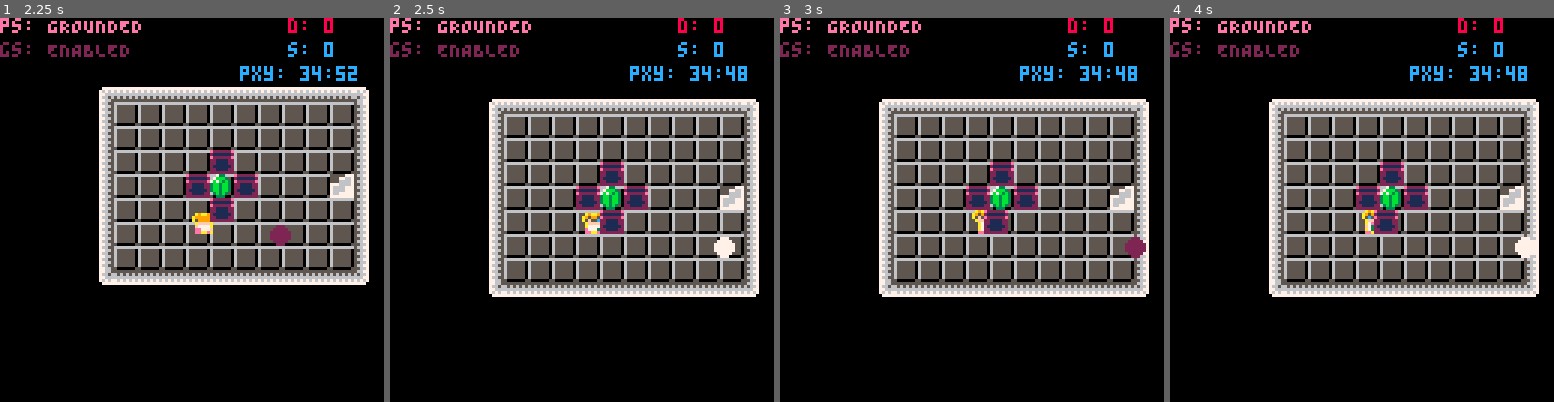
Above: before the commit, frames 1-4 (left to right).
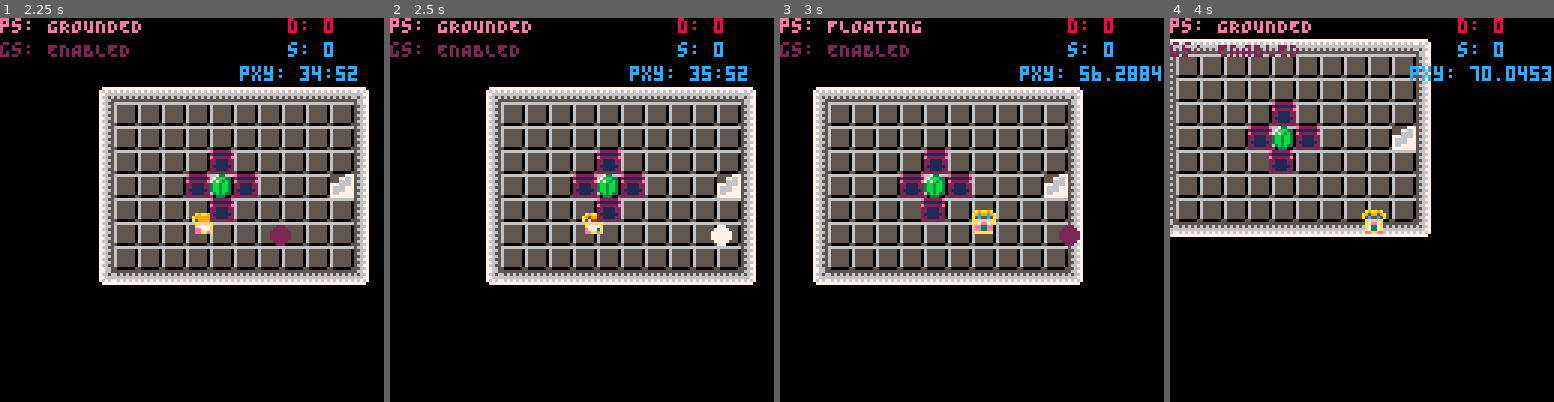
Above: after the commit, the same moments.

Repository: kitasuna/pico8-ttuor
Game: PICO-8 cartridge main.p8
The game is run twice, just before and just after one commit, with the same random seed, the same clock (stepped at 60 frames per second) and the same inputs.
Inputs:
- Up to frame 1 (2.25 s): tap X (X key) at 0.33, 1.07, 1.85 s; tap O (Z key) at 0.7, 1.7, 2.1 s; hold Right 1.6-2.1 s; hold Up from 2.15 s (still down)
- Up to frame 2 (2.5 s): release Up at 2.42 s; hold Right from 2.47 s (still down)
- Up to frame 3 (3 s): keep holding Right; tap O (Z key) at 2.5, 2.9 s; tap X (X key) at 2.97 s
- Up to frame 4 (4 s): release Right at 3.03 s; hold Left 3.08-3.58 s; tap O (Z key) at 3.3, 3.7 s; hold Down 3.63-3.97 s

Frame 1 is identical in both runs. In frame 2, 27% of the frame differs, in the area x 25-97%, y 12-73%; in frame 3, 38%; in frame 4, 46%, in the area x 0-100%, y 5-73%.

Commit message:
Fix get-stuck-in-wall bug

Diff:
--- a/grav.lua
+++ b/grav.lua
@@ -253,8 +253,14 @@
 
 function calc_cheat_grav(coords_p, coords_g, mass_p, mass_g)
   local ginfo = ldistance(coords_p.x, coords_p.y, coords_g.x, coords_g.y)
-  local new_vel_x = ginfo.dxc * 1.0
-  local new_vel_y = ginfo.dyc * 1.0
+  local new_vel_x = ginfo.dxc * 1.3
+  local new_vel_y = ginfo.dyc * 1.3
+  if (new_vel_x > 0 and new_vel_x < 0.1) or (new_vel_x < 0 and new_vel_x > -0.1) then
+    new_vel_x = 0
+  end
+  if (new_vel_y > 0 and new_vel_y < 0.1) or (new_vel_y < 0 and new_vel_y > -0.1) then
+    new_vel_y = 0
+  end
   if ginfo.d < 0.5 then
     return { gdistance = 0, vel = { x = 0, y = 0 } }
   end
--- a/main.p8
+++ b/main.p8
@@ -181,6 +181,7 @@
 
 function _init()
   cls()
+  printh("!!!!init")
 
   -- Set up event queue
   qm = qico()
--- a/player.lua
+++ b/player.lua
@@ -1,14 +1,14 @@
-function new_player(sprite_num, pos_x, pos_y, size_x, size_y)
+function new_player(sprite_num, pos_x, pos_y)
   local player = new_sprite(
   sprite_num,
   pos_x,
   pos_y,
-  size_x,
-  size_y
+  6,
+  6
   )
 
   local velocity_max = 1.0
-  local slide_step_down = 0.035
+  local slide_step_down = 0.05
 
   player.state = PLAYER_STATE_GROUNDED
   player.deaths = 0
@@ -156,6 +156,8 @@
 
         player.vel_x = grav_result.vel.x
         player.vel_y = grav_result.vel.y
+        printh("float vel x: " ..player.vel_x)
+        printh("float vel y: " ..player.vel_y)
 
         return
     end
@@ -236,14 +238,24 @@
   end
 
   player.update = function(ent_man, level)
-    local player_center_x = get_center_x(player)
-    local player_center_y = get_center_y(player)
-
-    local player_next_x = (player_center_x + player.vel_x) -- + (player.facing != 3 and 5 or 1)
-    local player_next_y = player_center_y + player.vel_y -- + (player.facing == 2 and 7 or 0)
-    local curr_map_x = (player_center_x \ 8) + level.start_tile_x
+
+    local approx_vel_x = player.vel_x
+    if approx_vel_x < 0 then
+      approx_vel_x = flr(approx_vel_x)
+    elseif approx_vel_x > 0 then
+      approx_vel_x = ceil(approx_vel_x)
+    end
+    local approx_vel_y = player.vel_y
+    if approx_vel_y < 0 then
+      approx_vel_y = flr(approx_vel_y)
+    elseif approx_vel_y > 0 then
+      approx_vel_y = ceil(approx_vel_y)
+    end
+    local player_next_x = get_center_x(player) + approx_vel_x -- + (player.facing != 3 and 5 or 1)
+    local player_next_y = get_center_y(player) + approx_vel_y -- + (player.facing == 2 and 7 or 0)
+    local curr_map_x = (get_center_x(player) \ 8) + level.start_tile_x
     local next_map_x = (player_next_x \ 8) + level.start_tile_x
-    local curr_map_y = (player_center_y \ 8) + level.start_tile_y
+    local curr_map_y = (get_center_y(player) \ 8) + level.start_tile_y
     local next_map_y = (player_next_y \ 8) + level.start_tile_y
     local can_move_x = true
     local can_move_y = true
@@ -292,6 +304,7 @@
     end
 
     if fget(mget(curr_map_x, next_map_y)) & player.can_travel == 0 then
+      printh("pny: "..player_next_y..":"..player.vel_y..":"..frame_counter)
       can_move_y = false
     end
 
@@ -301,33 +314,31 @@
     end
 
     if fget(mget(curr_map_x, curr_map_y), FLAG_STAIRS) then
-      -- printh("STAIRS!"..frame_counter)
       qm.ae("PLAYER_GOAL", {})
     end
 
     -- Make a hypothetical player sprite at the next location after update and check for collision
     local player_at_next = new_sprite(
       0, -- sprite num, doesn't matter
-      player.pos_x+player.vel_x,
-      player.pos_y+player.vel_y,
-      player.size_x,
-      player.size_y
+      player_next_x,
+      player_next_y,
+      player.size_x - 1, -- cheat with smaller player size for ents
+      player.size_y - 1
     )
     for k, ent in pairs(ent_man.ents) do
       if fget(ent.num, FLAG_COLLIDES_PLAYER) == true then
-        if collides(player_at_next, ent) then
+      local cheat_ent = new_sprite(
+        0, -- sprite num, doesn't matter
+        ent.pos_x,
+        ent.pos_y,
+        ent.size_x - 1, -- cheat with smaller size for ents
+        ent.size_y - 1
+      )
+        if collides(player_at_next, cheat_ent) then
           can_move_x = false
           can_move_y = false
         end
       end
-    end
-
-    if can_move_x == true then
-      player.pos_x += player.vel_x
-    end
-
-    if can_move_y == true then
-      player.pos_y += player.vel_y
     end
 
     -- the slide, deceleration and stopping
@@ -344,10 +355,10 @@
         player.vel_y += slide_step_down
       end
 
-      if (player.vel_x <= slide_step_down and player.vel_x >= -slide_step_down) then
+      if (player.vel_x <= slide_step_down and player.vel_x >= -slide_step_down) or can_move_x == false then
         player.vel_x = 0
       end
-      if (player.vel_y <= slide_step_down and player.vel_y >= -slide_step_down) then
+      if (player.vel_y <= slide_step_down and player.vel_y >= -slide_step_down) or can_move_y == false then
         player.vel_y = 0
       end
 
@@ -355,6 +366,15 @@
         player.state = PLAYER_STATE_GROUNDED
       end
     end
+
+    if can_move_x == true then
+      player.pos_x += player.vel_x
+    end
+
+    if can_move_y == true then
+      player.pos_y += player.vel_y
+    end
+
   end
 
   return player
